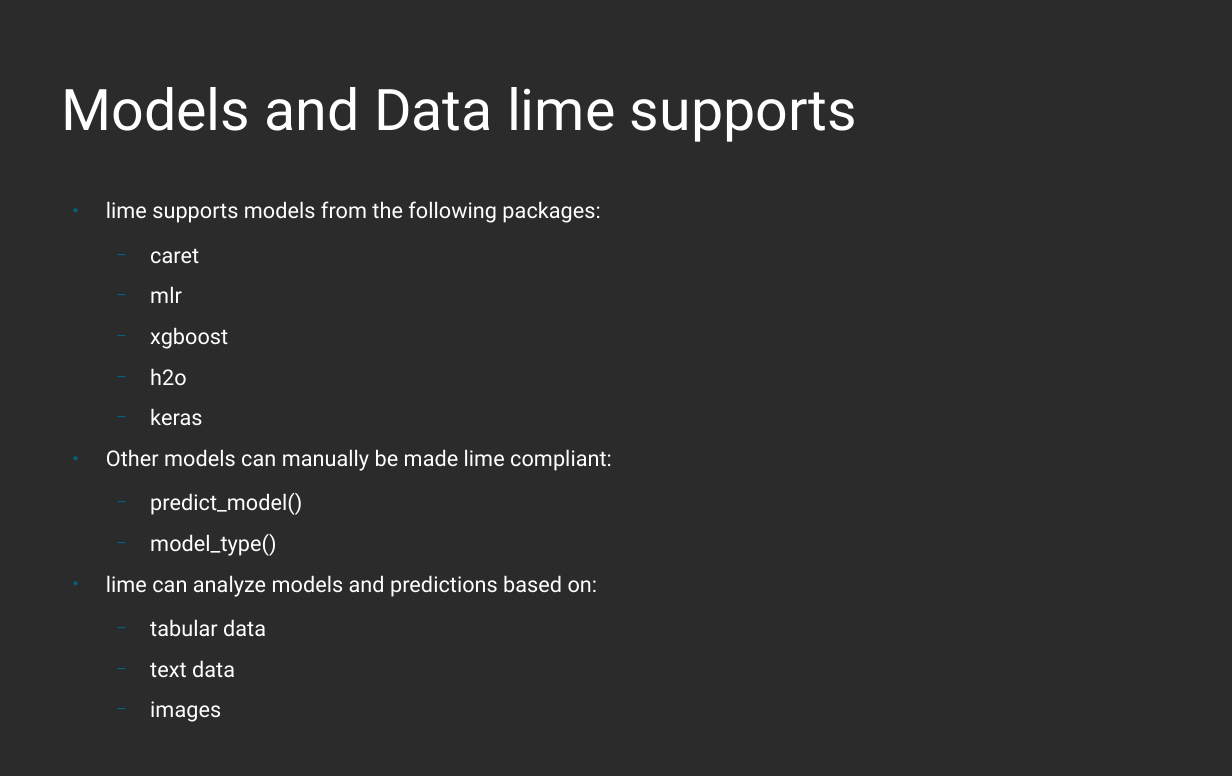
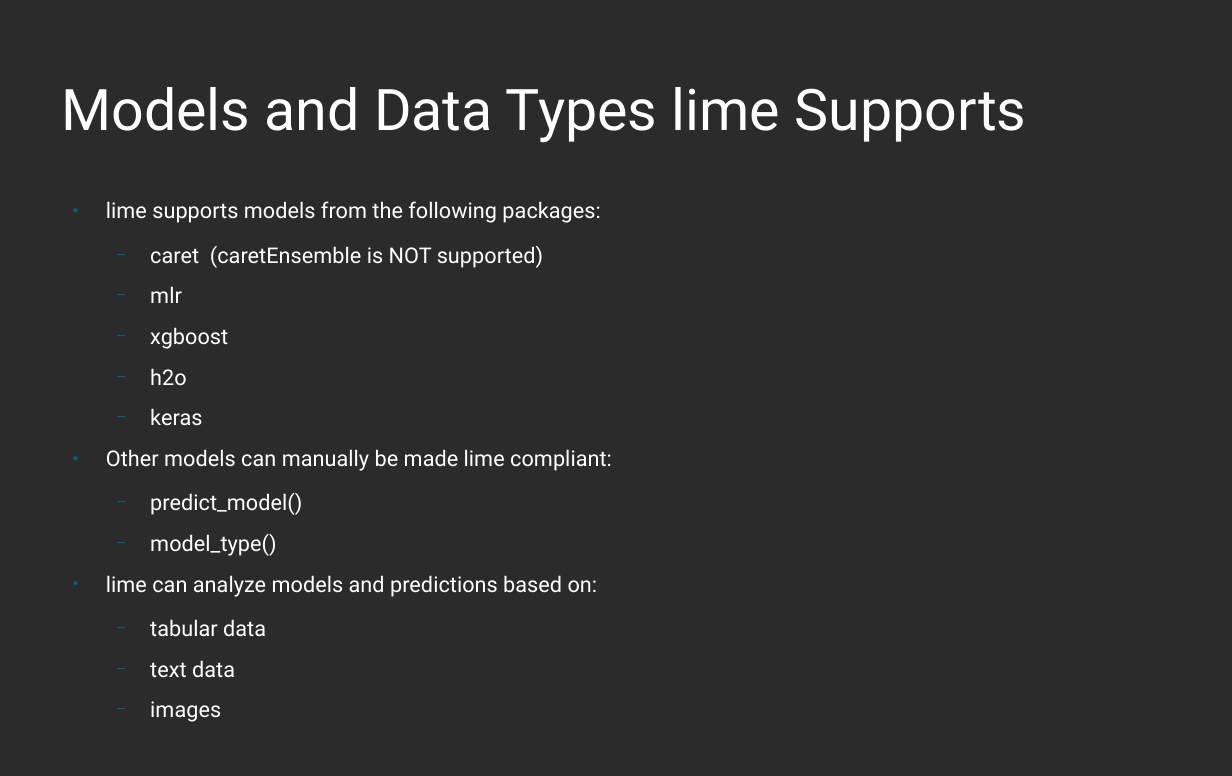
Before and after one commit to mattdube/stl-rug_lime, a slide deck: slide 6 of Slides/stl-rug_lime_01092019.odp. Drawn at 1232x776 pixels with LibreOffice and Linux fonts; fonts in the diff are those of the drawing; background and template pictures are left out; a plain dark background stands for a picture behind light text. Boxes give left, top, right and bottom in pixels: in the first picture for what was removed or moved away, otherwise in the second. Text is boxed around its words. In the diff, an @@ line names an element or a change of style, - is before the commit and + after.

```diff
--- a/Slides/stl-rug_lime_01092019.odp
+++ b/Slides/stl-rug_lime_01092019.odp
@@ title at [62,87,1027,143]: text changed @@
-Models and Data lime supports
+Models and Data Types lime Supports
@@ text at [150,246,543,268]: text changed @@
-  − caret
+  − caret (caretEnsemble is NOT supported)
```
Also in this commit, not shown: 3 other slides changed.
